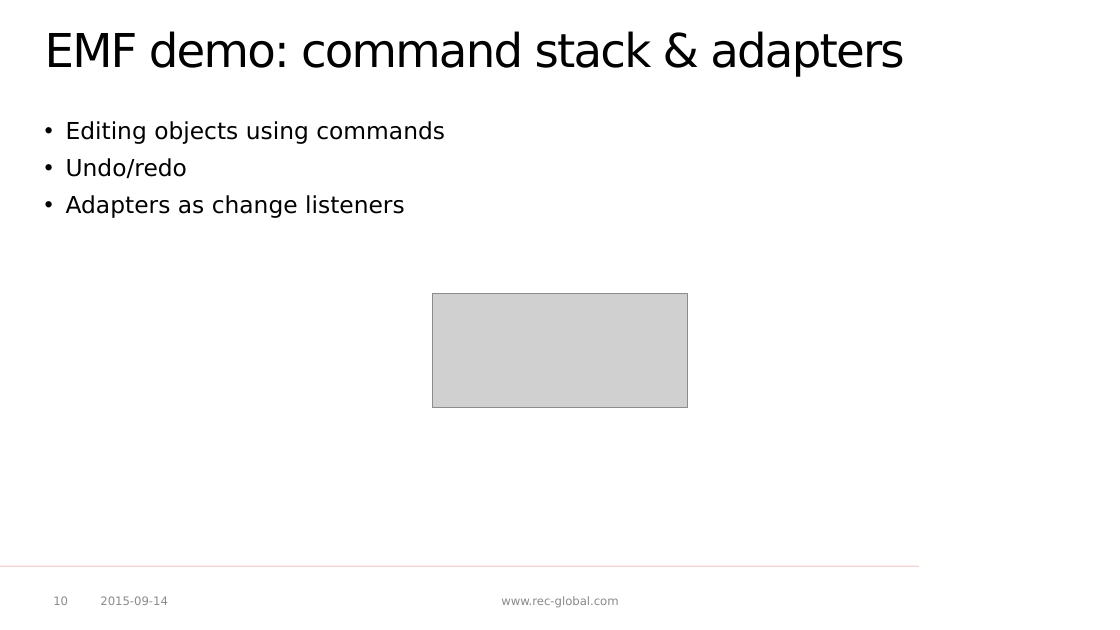
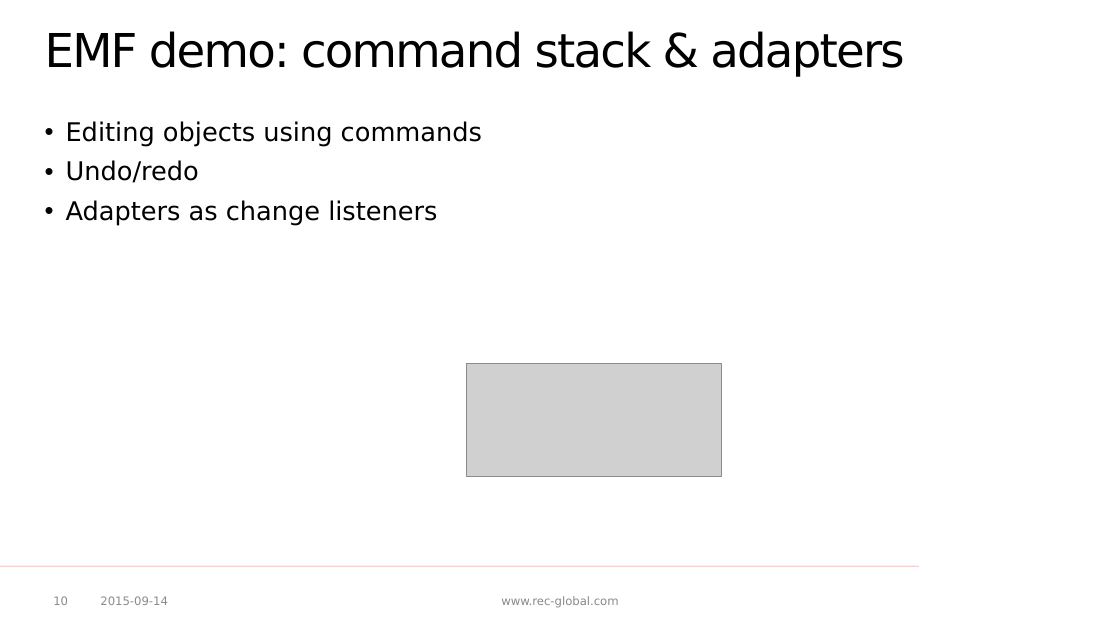
Before and after one commit to p-zalejko/jug_emf, a slide deck: slide 10 of JUG - EMF.pptx. Drawn at 1120x630 pixels with LibreOffice and Linux fonts; fonts in the diff are those of the drawing; grey boxes stand for pictures; background and template pictures are left out. Boxes give left, top, right and bottom in pixels: in the first picture for what was removed or moved away, otherwise in the second. Text is boxed around its words. In the diff, an @@ line names an element or a change of style, - is before the commit and + after.

```diff
--- a/JUG - EMF.pptx
+++ b/JUG - EMF.pptx
@@ text "Editing objects using commands" at (66, 121, 482, 226): size 20 to 22 pt @@
@@ picture: place and size @@
-picture at (433, 294, 687, 408)
+picture at (467, 363, 722, 476)
```
Also in this commit, not shown: 9 other slides changed, 1 other file.
